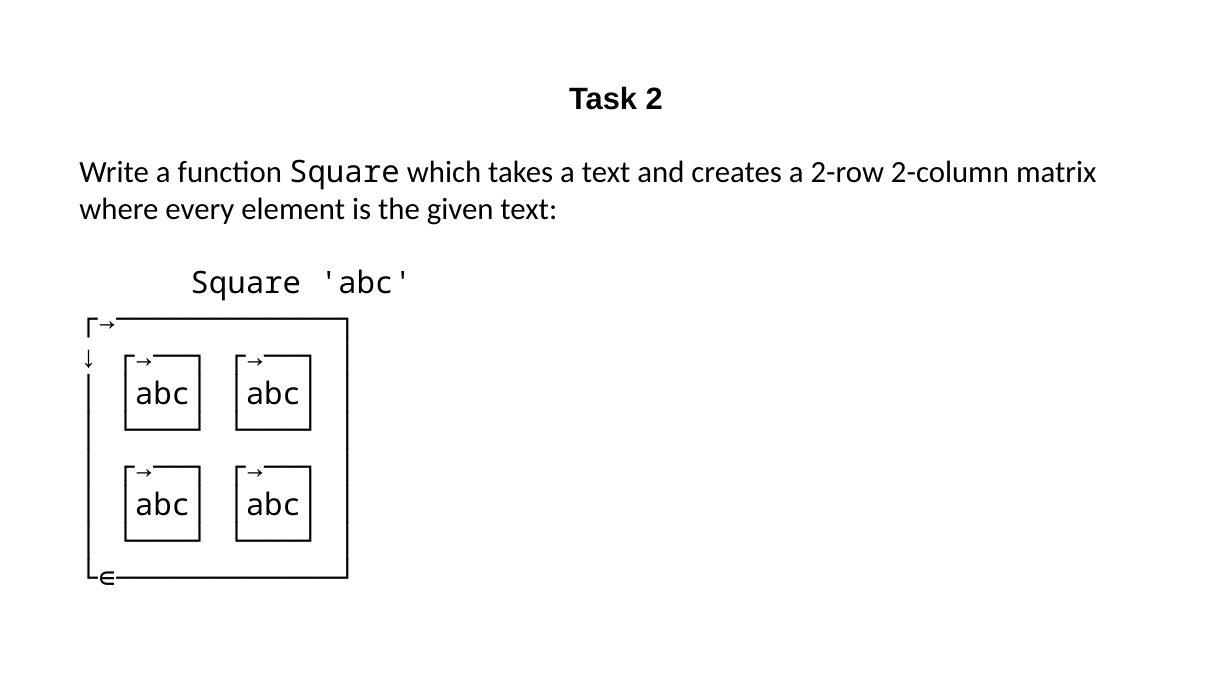
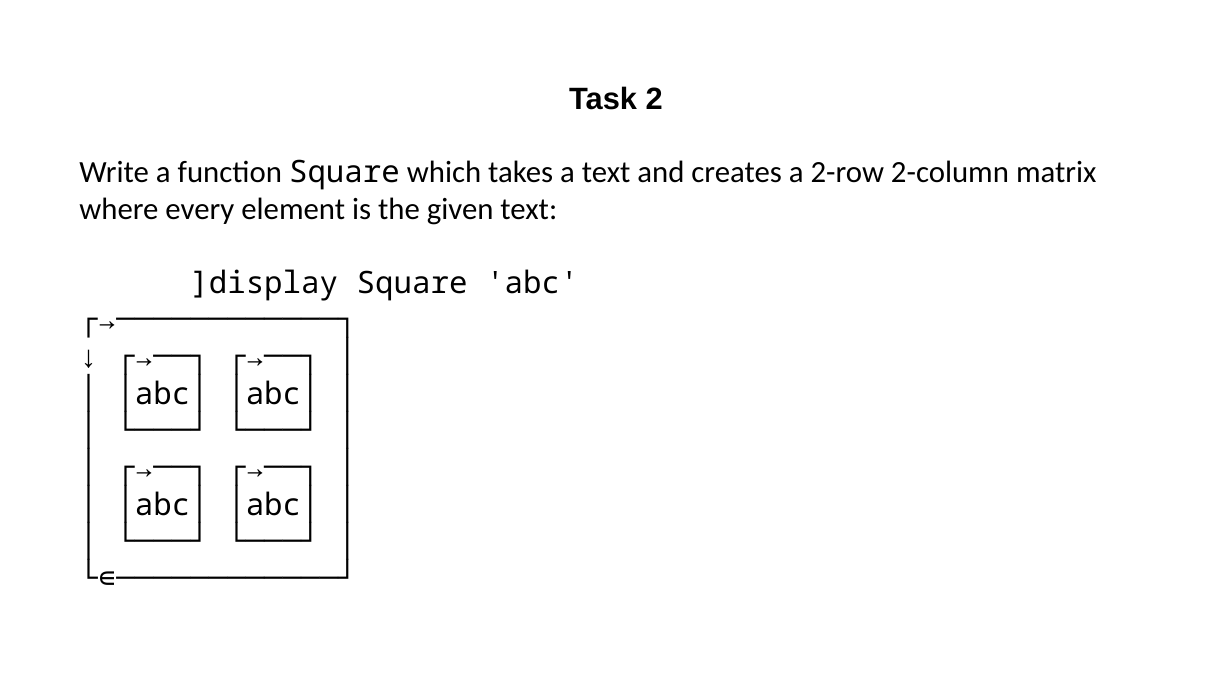
Before and after one commit to abrudz/tasks, a slide deck: slide 2 of tasks7.pptx. Drawn at 1232x693 pixels with LibreOffice and Linux fonts; fonts in the diff are those of the drawing. Boxes give left, top, right and bottom in pixels: in the first picture for what was removed or moved away, otherwise in the second. Text is boxed around its words. In the diff, an @@ line names an element or a change of style, - is before the commit and + after.

```diff
--- a/tasks7.pptx
+++ b/tasks7.pptx
@@ text at [190,269,578,301]: text changed @@
-Square 'abc'
+]display Square 'abc'
```
Also in this commit, not shown: 1 slide added, 1 slide removed, 1 other file.
